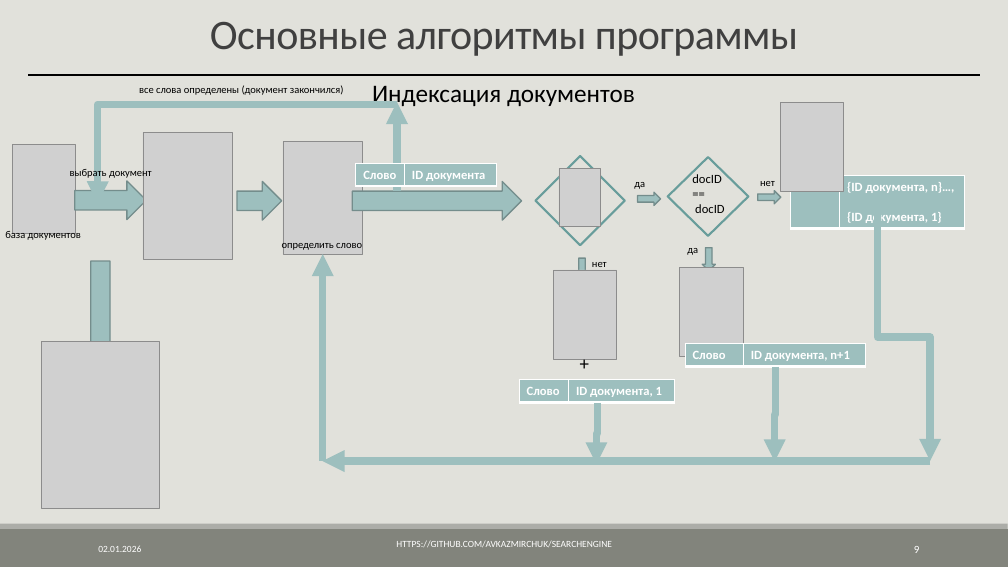
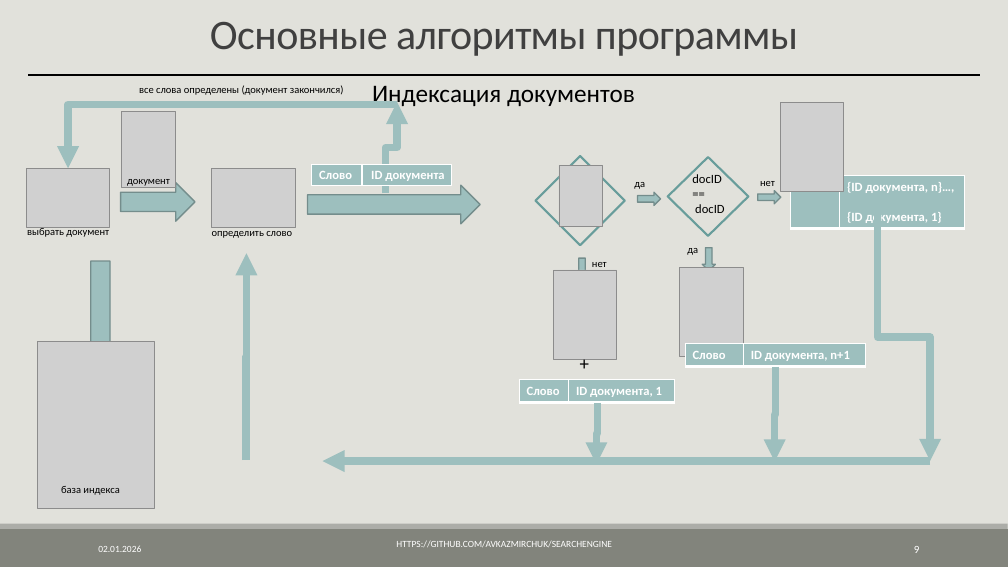
Before and after one commit to AVKazmirchuk/SearchEngine, a slide deck: slide 9 of presentation/защита [Автосохраненный].pptx. Drawn at 1008x567 pixels with LibreOffice and Linux fonts; fonts in the diff are those of the drawing; grey boxes stand for pictures. Boxes give left, top, right and bottom in pixels: in the first picture for what was removed or moved away, otherwise in the second. Text is boxed around its words. In the diff, an @@ line names an element or a change of style, - is before the commit and + after.

Commit message:
update presentation

```diff
--- a/presentation/защита [Автосохраненный].pptx
+++ b/presentation/защита [Автосохраненный].pptx
@@ elbow arrow moved from (397, 104) - (98, 203) to (397, 104) - (68, 169) @@
@@ picture: place and size @@
-picture at (143,132,233,259)
+picture at (122,111,175,188)
@@ elbow arrow moved from (397, 191) - (397, 102) to (386, 194) - (397, 102) @@
@@ picture removed at (12,144,76,234) @@
@@ picture removed at (283,141,362,254) @@
@@ picture added at (26,169,110,228) @@
@@ text added at (127,179,170,188), 10 pt, text #000000 @@
+документ
@@ picture added at (212,169,295,228) @@
@@ table removed at (356,163,497,186), 1 rows, 2 columns @@
-Слово | ID документа
@@ group added at (312,165,451,186): 2 texts, 1 rectangle, 1 line @@
+Слово
+ID документа
@@ picture: place and size @@
-picture at (559,169,600,227)
+picture at (559,165,603,227)
@@ right arrow: place and size @@
-right arrow at (75,181,147,219)
+right arrow at (121,182,195,221)
@@ right arrow removed at (237,181,282,220) @@
@@ right arrow: place and size @@
-right arrow at (352,181,522,220)
+right arrow at (308,185,480,224)
@@ text "выбрать документ": place and size @@
-text "выбрать документ" at (70,168,152,180)
+text "выбрать документ" at (27,227,109,237)
@@ text "определить слово": place and size @@
-text "определить слово" at (282,240,362,252)
+text "определить слово" at (212,227,292,238)
@@ elbow arrow moved from (323, 461) - (323, 254) to (247, 461) - (247, 253) @@
@@ picture: place and size @@
-picture at (42,342,160,508)
+picture at (37,342,155,508)
@@ text at (61,486,119,495): text changed @@
-база документов
+база индекса
```
Also in this commit, not shown: 1 other slide changed, 4 other files.
